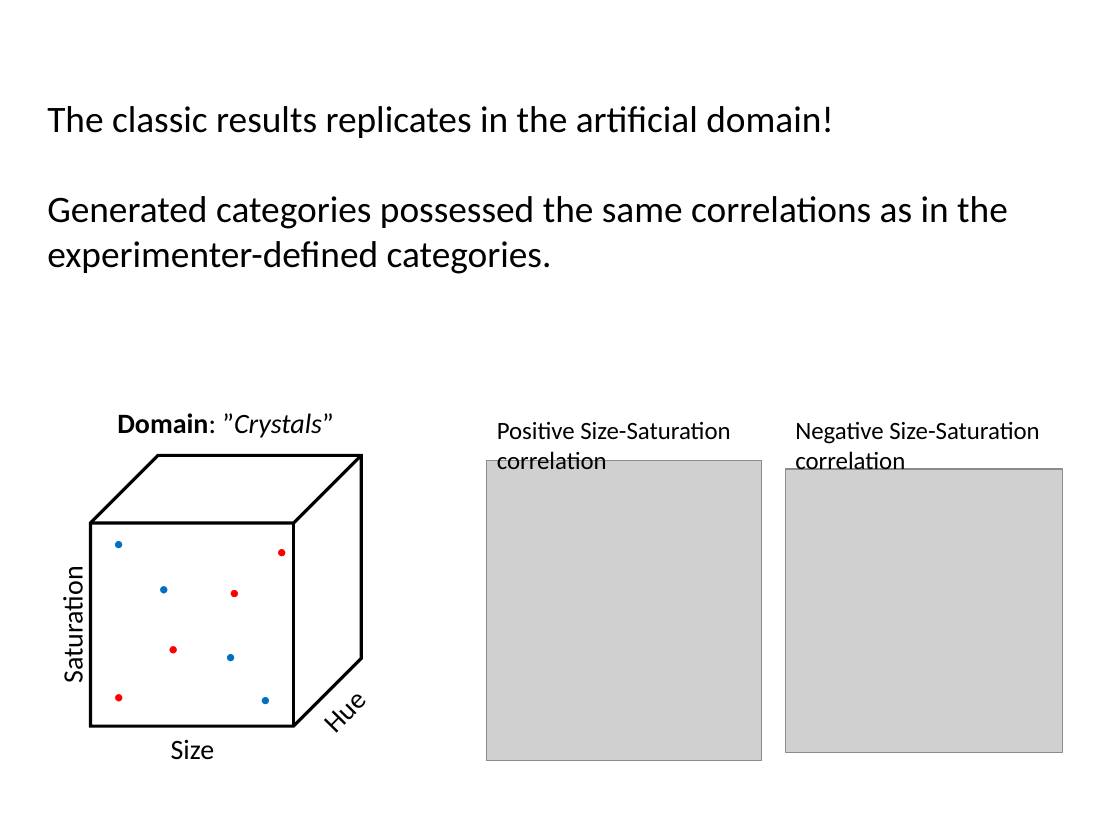
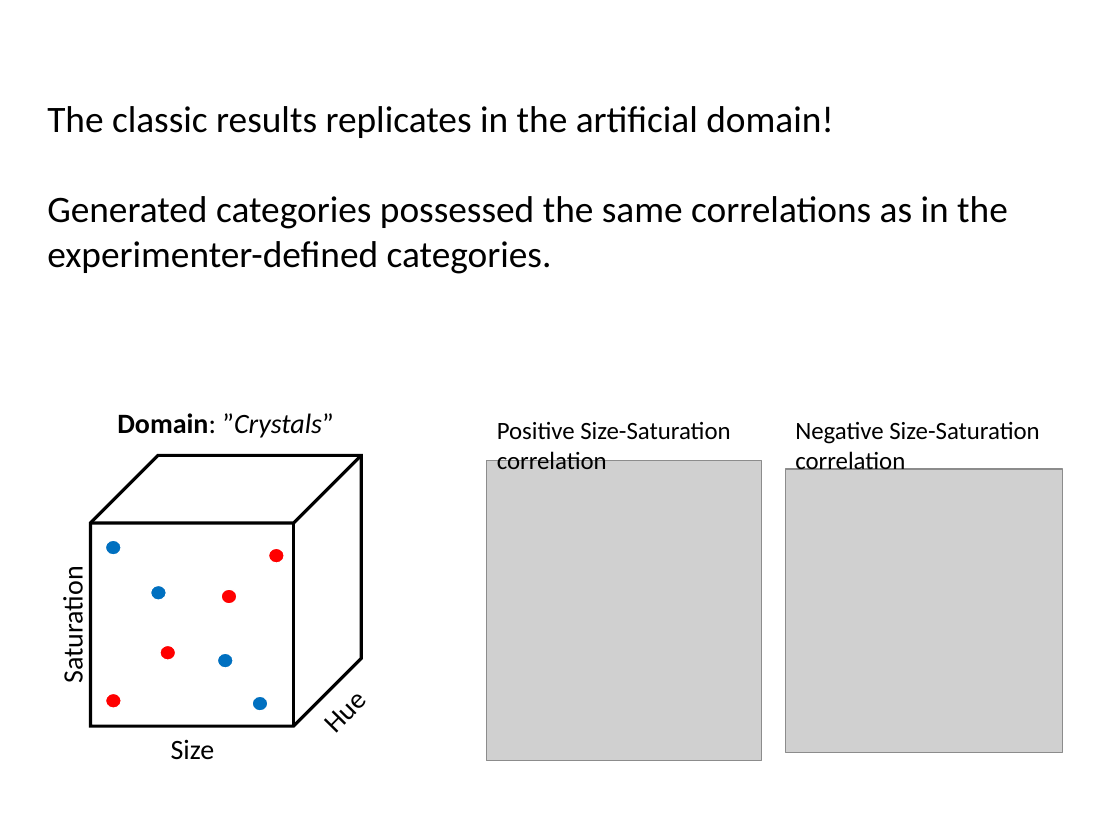
Before and after one commit to AusterweilLab/generating_categories, a slide deck: slide 12 of Presentations/ccn-bbag-march-2-2017.pptx (slide 9 before the commit). Drawn at 1120x840 pixels with LibreOffice and Linux fonts; fonts in the diff are those of the drawing; grey boxes stand for pictures. Boxes give left, top, right and bottom in pixels: in the first picture for what was removed or moved away, otherwise in the second. Text is boxed around its words. In the diff, an @@ line names an element or a change of style, - is before the commit and + after.

```diff
--- a/Presentations/ccn-bbag-march-2-2017.pptx
+++ b/Presentations/ccn-bbag-march-2-2017.pptx
@@ ellipse: place and size @@
-ellipse at [114,540,123,549]
+ellipse at [105,540,121,554]
@@ ellipse: place and size @@
-ellipse at [277,548,286,557]
+ellipse at [269,548,284,562]
@@ ellipse: place and size @@
-ellipse at [159,586,168,595]
+ellipse at [150,586,166,600]
@@ ellipse: place and size @@
-ellipse at [230,589,239,598]
+ellipse at [221,589,236,604]
@@ ellipse: place and size @@
-ellipse at [169,645,178,654]
+ellipse at [160,645,176,660]
@@ ellipse: place and size @@
-ellipse at [226,653,235,662]
+ellipse at [217,653,233,668]
@@ ellipse: place and size @@
-ellipse at [114,693,123,702]
+ellipse at [105,693,121,708]
@@ ellipse: place and size @@
-ellipse at [261,696,270,704]
+ellipse at [252,696,268,710]
```
Also in this commit, not shown: 14 other slides changed, 5 slides added, 1 other file.
